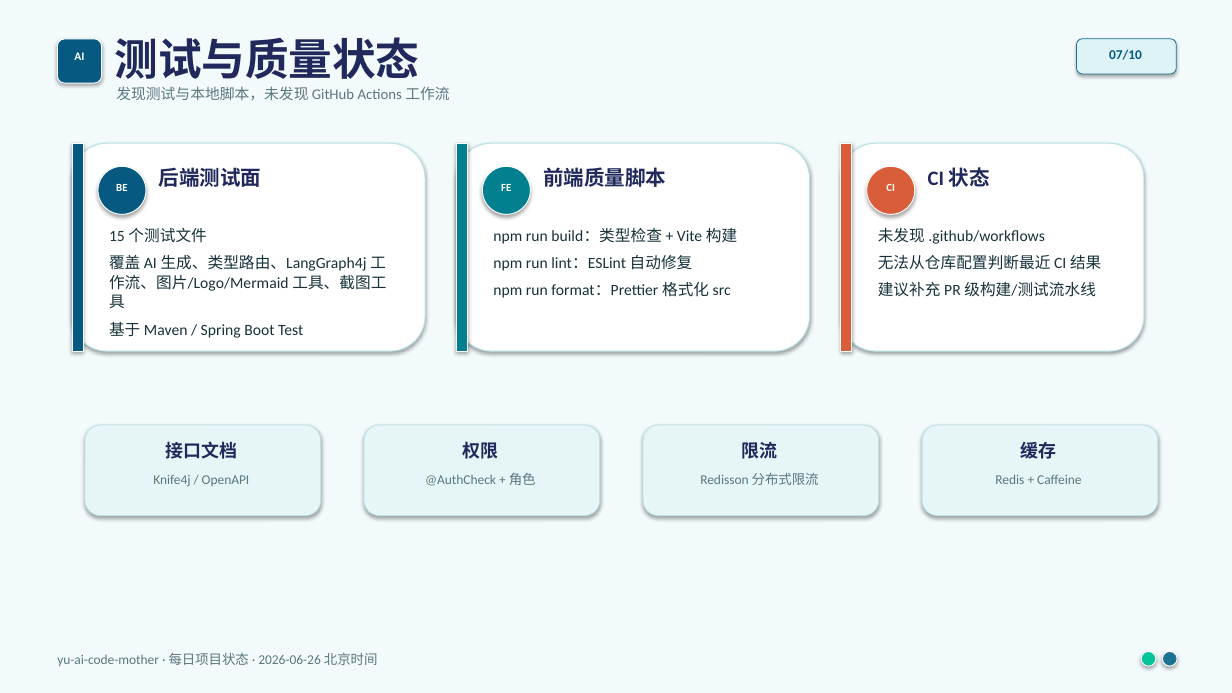
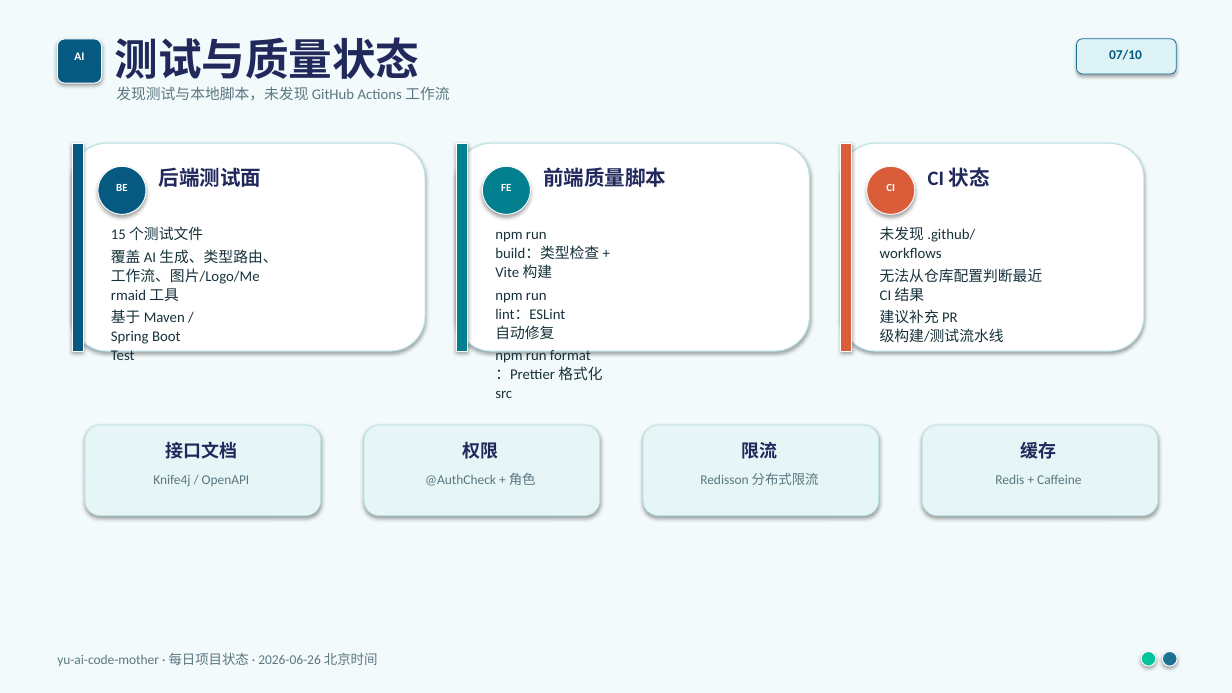
Before and after one commit to liyupi/yu-ai-code-mother, a slide deck: slide 7 of docs/reports/project-status-2026-06-26.pptx. Drawn at 1232x693 pixels with LibreOffice and Linux fonts; fonts in the diff are those of the drawing. Boxes give left, top, right and bottom in pixels: in the first picture for what was removed or moved away, otherwise in the second. Text is boxed around its words. In the diff, an @@ line names an element or a change of style, - is before the commit and + after.

```diff
--- a/docs/reports/project-status-2026-06-26.pptx
+++ b/docs/reports/project-status-2026-06-26.pptx
@@ text at <box>111,226,203,240</box>: size 12.2 to 11.5 pt in "15 个测试文件"; line spacing 1.05 to 1; less space between paragraphs @@
@@ text at <box>495,232,602,398</box>: text changed; size 12.2 to 11.5 pt @@
-npm run build：类型检查 + Vite 构建
-npm run lint：ESLint 自动修复
-npm run format：Prettier 格式化 src
+npm run
+build：类型检查 +
+Vite 构建
+npm run
+lint：ESLint
+自动修复
+npm run format
+：Prettier 格式化
+src
@@ text at <box>880,226,1043,343</box>: text changed; size 12.2 to 11.5 pt @@
-未发现 .github/workflows
-无法从仓库配置判断最近 CI 结果
-建议补充 PR 级构建/测试流水线
+未发现 .github/
+workflows
+无法从仓库配置判断最近
+CI 结果
+建议补充 PR
+级构建/测试流水线
@@ text at <box>111,249,277,344</box>: text changed; size 12.2 to 11.5 pt @@
-覆盖 AI 生成、类型路由、LangGraph4j 工作流、图片/Logo/Mermaid 工具、截图工具
-基于 Maven / Spring Boot Test
+覆盖 AI 生成、类型路由、
+工作流、图片/Logo/Me
+rmaid 工具
+基于 Maven /
+Spring Boot
+Test
```
Also in this commit, not shown: 9 other slides changed.
